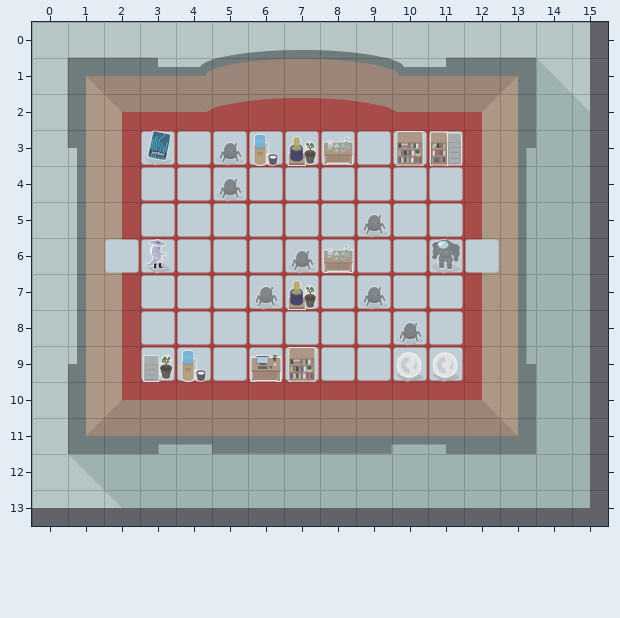
Level history. Tiled map: src/resources/maps-v2/level-10.tmx. The picture above is the old version.
Cells are 75x75 px. Shown: x 0..15, y 0..13. Not drawn, because the pictures are missing: unchanged layer "Decorations".
New version:
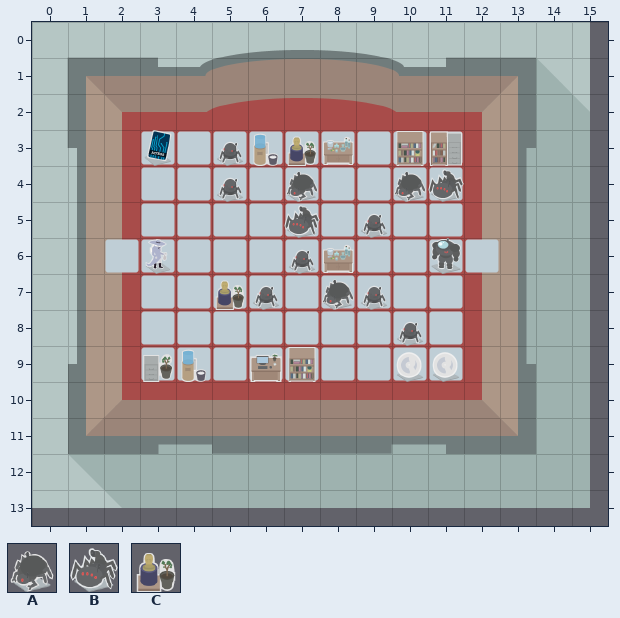
Key: from "assets": A 3 "SCRAMBLE_ENEMY", B 4, C 37 "WALL".
_ is an empty cell.
Objects are placed by their top-left corner, in cells (3,4 is the top-left corner of cell 3,4); size is 1x1 cell unless given.
Tiles replaced or removed in this view: C.
What changed:
Changed rows in their new state; . is an unchanged cell.
layer "Random Key" opacity 67% -> 100%
layer "Random Enemies" opacity 69% -> 100%
Layer "Assets":
first column x 5:
 7 C._
Layer "Random Enemies":
added: B at 11,4
added: B at 7,5
Layer "Scramble Enemies":
added: A "SCRAMBLE_ENEMY" at 10,4
added: A "SCRAMBLE_ENEMY" at 7,4
added: A "SCRAMBLE_ENEMY" at 8,7
